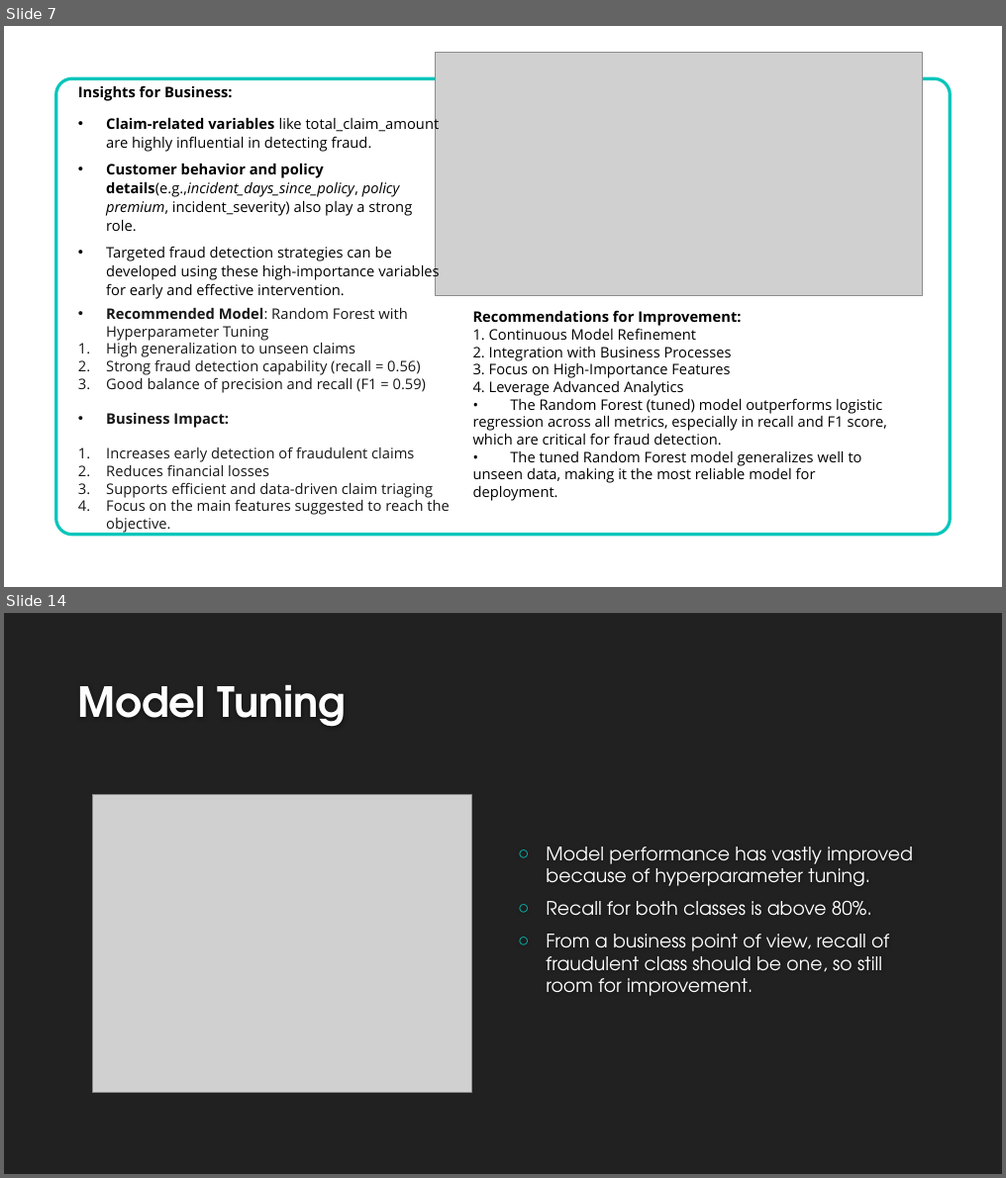
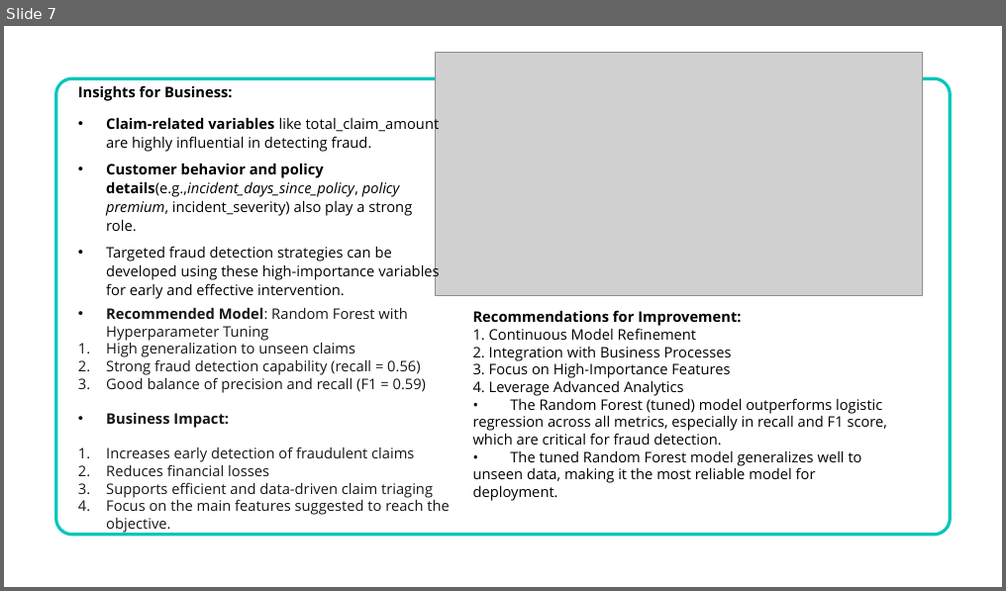
Before and after one commit to AshwiniA/Insurance-Fraud, a slide deck: Fraudulent Claim Detection_Final.pptx. Shown one above the other, each under a label of ours: slides 7 and 14 before the commit, slide 7 after it; the slides between them are not shown. The pictures are 1006x1178 and 1006x591 pixels, drawn with LibreOffice and Linux fonts; fonts in the diff are those of the drawing; grey boxes stand for pictures; background and template pictures are left out. Boxes give left, top, right and bottom in pixels: in the first picture for what was removed or moved away, otherwise in the second. Text is boxed around its words. In the diff, an @@ line names an element or a change of style, - is before the commit and + after.

```diff
--- a/Fraudulent Claim Detection_Final.pptx
+++ b/Fraudulent Claim Detection_Final.pptx
@@ slide 14 removed at [4, 613, 1002, 1174], background #212121 @@
@@ title removed at [78, 684, 347, 727] @@
-Model Tuning
@@ picture removed at [93, 795, 472, 1093] @@
@@ text removed at [546, 847, 913, 996] @@
-○ Model performance has vastly improved because of hyperparameter tuning.
-○ Recall for both classes is above 80%.
-○ From a business point of view, recall of fraudulent class should be one, so still room for improvement.
```
Also in this commit, not shown: 9 other slides removed.
